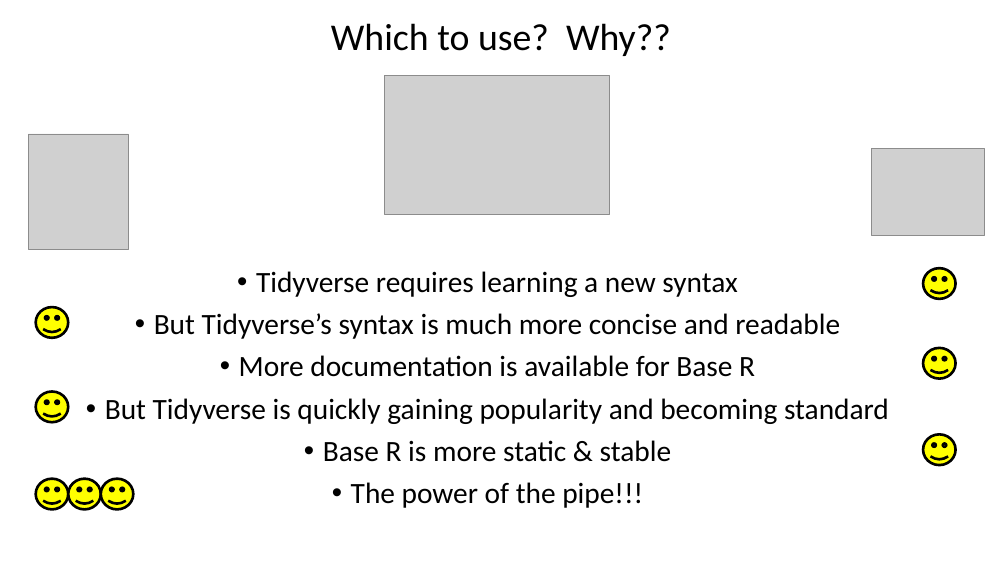
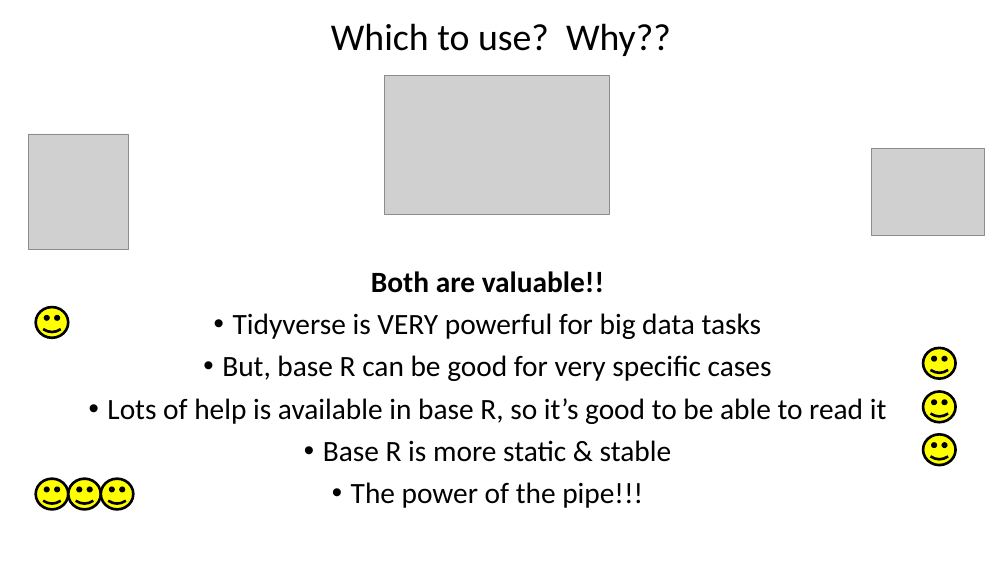
Before and after one commit to justinpriest/ADFG_R_Intro_Workshop, a slide deck: slide 43 of presentations/6 - Data Manipulation with tidyverse.pptx. Drawn at 1008x567 pixels with LibreOffice and Linux fonts; fonts in the diff are those of the drawing; grey boxes stand for pictures. Boxes give left, top, right and bottom in pixels: in the first picture for what was removed or moved away, otherwise in the second. Text is boxed around its words. In the diff, an @@ line names an element or a change of style, - is before the commit and + after.

```diff
--- a/presentations/6 - Data Manipulation with tidyverse.pptx
+++ b/presentations/6 - Data Manipulation with tidyverse.pptx
@@ text at (x1=107, y1=271, x2=887, y2=424): text changed @@
-• Tidyverse requires learning a new syntax
-• But Tidyverse’s syntax is much more concise and readable
-• More documentation is available for Base R
-• But Tidyverse is quickly gaining popularity and becoming standard
+Both are valuable!!
+• Tidyverse is VERY powerful for big data tasks
+• But, base R can be good for very specific cases
+• Lots of help is available in base R, so it’s good to be able to read it
@@ smiley face removed at (x1=36, y1=392, x2=68, y2=423) @@
@@ smiley face moved from (x1=923, y1=268, x2=956, y2=299) to (x1=923, y1=392, x2=956, y2=423) @@
```
Also in this commit, not shown: 2 other slides changed, 1 slide added, 4 other files.
